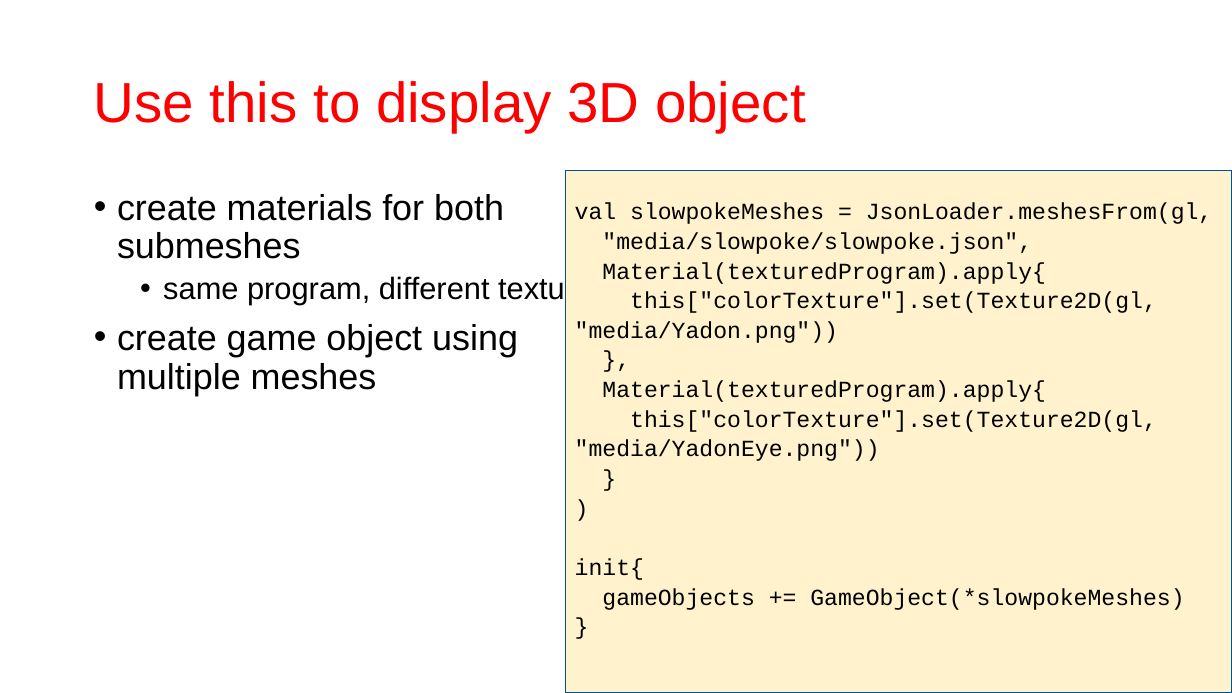
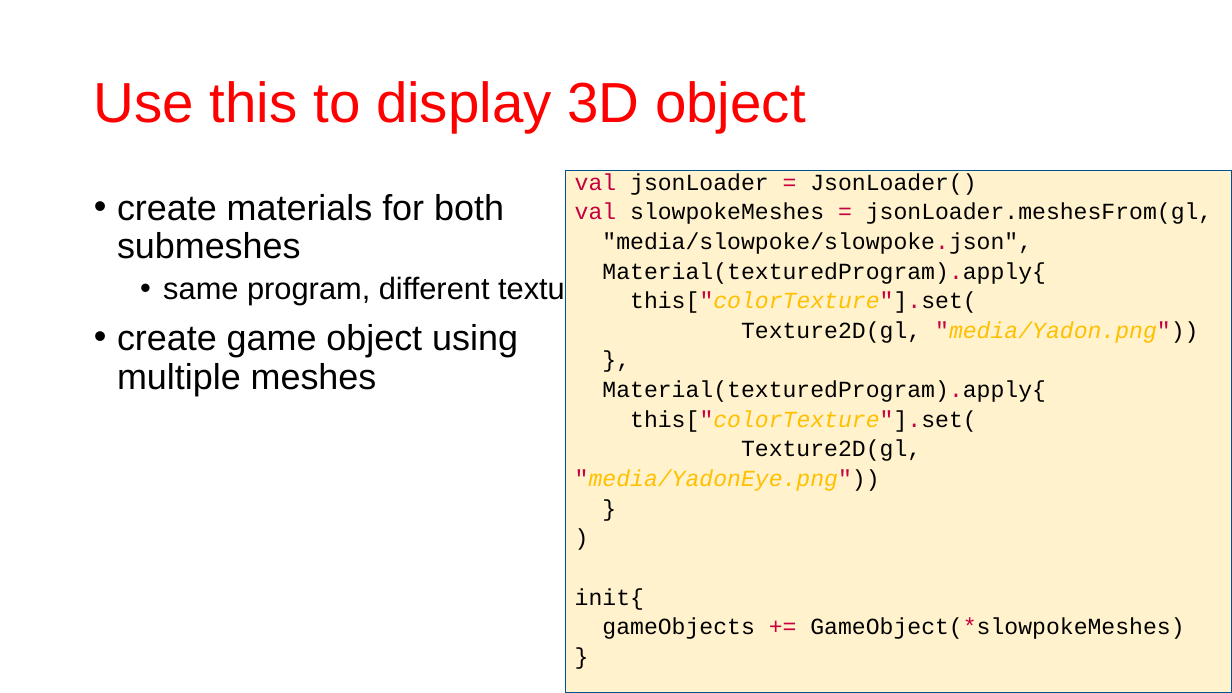
Before and after one commit to szecsi/kogfactory, a slide deck: slide 13 of projects/kog.040.010-models/aitcg310 - Modeling.pptx (slide 12 before the commit). Drawn at 1232x693 pixels with LibreOffice and Linux fonts; fonts in the diff are those of the drawing. Boxes give left, top, right and bottom in pixels: in the first picture for what was removed or moved away, otherwise in the second. Text is boxed around its words. In the diff, an @@ line names an element or a change of style, - is before the commit and + after.

```diff
--- a/projects/kog.040.010-models/aitcg310 - Modeling.pptx
+++ b/projects/kog.040.010-models/aitcg310 - Modeling.pptx
@@ text in rectangle at (575,173,1213,224): text changed @@
-val slowpokeMeshes = JsonLoader.meshesFrom(gl,
+val jsonLoader = JsonLoader()
+val slowpokeMeshes = jsonLoader.meshesFrom(gl,
@@ text in rectangle at (602,232,1184,639): text colour #000000 to #C70040 in ""media/slowpoke/slowpoke.json",", "Material(texturedProgram).apply{", "Material(texturedProgram).apply{", "+= GameObject(*slowpokeMeshes)" @@
@@ text in rectangle at (630,291,1198,343): text changed; text colour #000000 to #FFC000 @@
-this["colorTexture"].set(Texture2D(gl, "media/Yadon.png"))
+this["colorTexture"].set(
+Texture2D(gl, "media/Yadon.png"))
@@ text in rectangle at (575,410,977,491): text changed; text colour #000000 to #FFC000 @@
-this["colorTexture"].set(Texture2D(gl, "media/YadonEye.png"))
+this["colorTexture"].set(
+Texture2D(gl, "media/YadonEye.png"))
```
Also in this commit, not shown: 2 other slides changed, 1 slide added, 6 other files.
